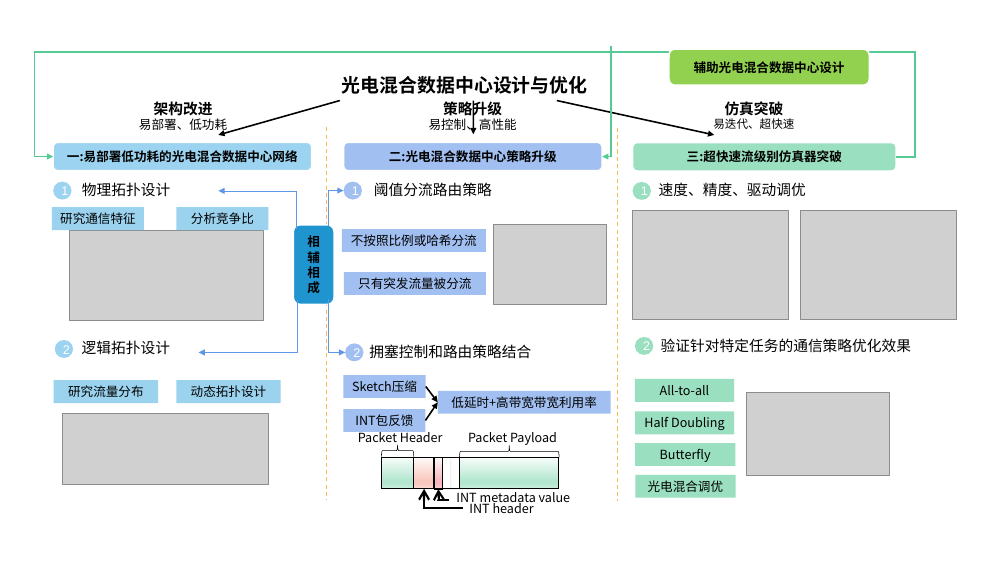
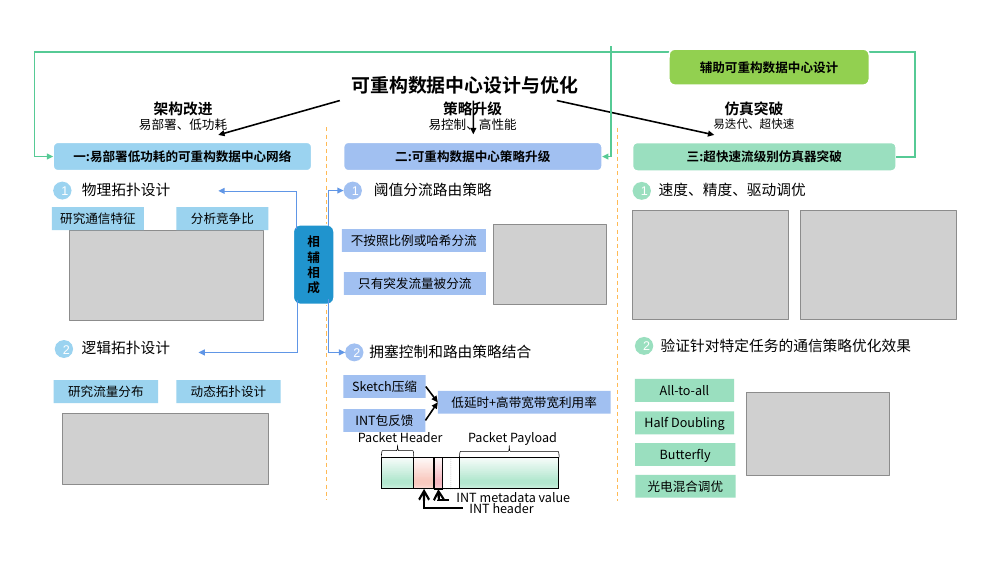
Before and after one commit to caopeirui/app.diagrams.net, a slide deck: slide 2 of 大论文/研究内容和研究方案图.pptx. Drawn at 1008x567 pixels with LibreOffice and Linux fonts; fonts in the diff are those of the drawing; grey boxes stand for pictures. Boxes give left, top, right and bottom in pixels: in the first picture for what was removed or moved away, otherwise in the second. Text is boxed around its words. In the diff, an @@ line names an element or a change of style, - is before the commit and + after.

```diff
--- a/大论文/研究内容和研究方案图.pptx
+++ b/大论文/研究内容和研究方案图.pptx
@@ text at [351, 76, 578, 94]: text changed @@
-光电混合数据中心设计与优化
+可重构数据中心设计与优化
@@ text in rounded rectangle at [700, 61, 838, 73]: text changed @@
-辅助光电混合数据中心设计
+辅助可重构数据中心设计
@@ text in rounded rectangle at [73, 150, 291, 162]: text changed @@
-一:易部署低功耗的光电混合数据中心网络
+一:易部署低功耗的可重构数据中心网络
@@ text in rounded rectangle at [395, 150, 550, 162]: text changed @@
-二:光电混合数据中心策略升级
+二:可重构数据中心策略升级
```
Also in this commit, not shown: 2 other slides changed, 3 other files.
